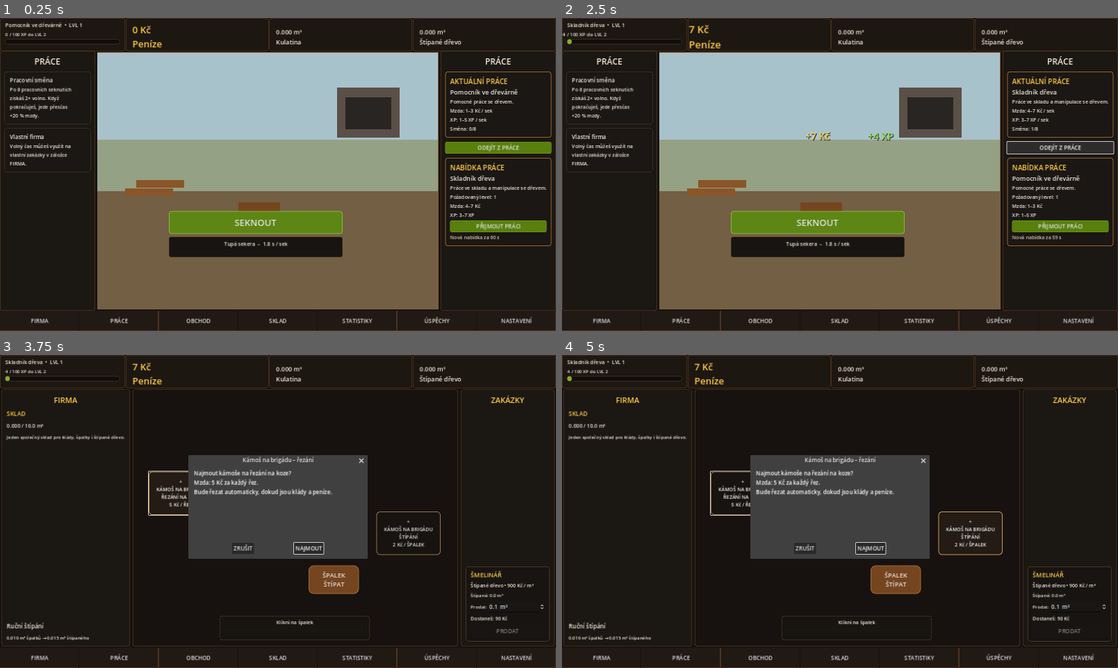
Above: before the commit, frames 1-4 (two rows, left to right).
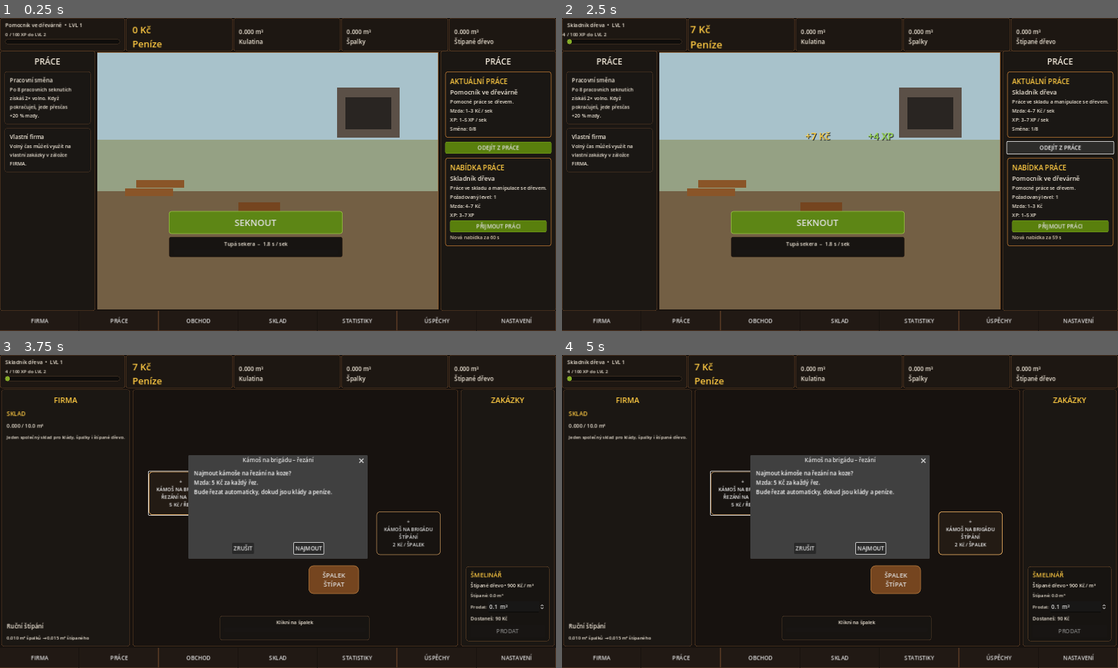
Above: after the commit, the same moments.

Repository: welewan-code/Lumberjack-John
Game: Godot game, scene res://Main.tscn
Two runs of this game, one before a commit and one after it. Both use one fixed random seed, a clock stepped at 60 frames per second and the inputs below.
Inputs:
- Up to frame 1 (0.25 s): no input
- Up to frame 2 (2.5 s): click "SEKNOUT" at 0.5 s; click "PŘIJMOUT PRÁCI" at 1.25 s; click "ODEJÍT Z PRÁCE" at 2 s
- Up to frame 3 (3.75 s): click "FIRMA" at 2.75 s; click "+ KÁMOŠ NA BRIGÁDU ŘEZÁNÍ NA …" at 3.5 s
- Up to frame 4 (5 s): click "+ KÁMOŠ NA BRIGÁDU ŠTÍPÁNÍ 2 …" at 4.25 s

The runs differ from the first frame. In frame 1, 0.7% of the frame differs, in the area x 41-89%, y 0-11%; in frame 2, 0.9%, in the area x 22-89%, y 0-11%; in frame 3, 0.7%; in frame 4, 0.7%.

Commit message:
Split top wood HUD into logs blocks and split wood

Diff:
--- a/main.gd
+++ b/main.gd
@@ -28,6 +28,7 @@
 var left_panel: PanelContainer
 var right_panel: PanelContainer
 var money_label: Label
+var logs_label: Label
 var roundwood_label: Label
 var split_label: Label
 var role_label: Label
@@ -107,11 +108,14 @@
 	var m2 := MarginContainer.new(); m2.add_theme_constant_override("margin_left",18); m2.add_theme_constant_override("margin_top",14); p2.add_child(m2)
 	money_label=make_label("0 Kč",27); money_label.add_theme_color_override("font_color",Color("#ffca42")); m2.add_child(money_label)
 	var p3 := PanelContainer.new(); p3.size_flags_horizontal=Control.SIZE_EXPAND_FILL; p3.add_theme_stylebox_override("panel",panel_style("#1d1712")); top.add_child(p3)
-	var m3 := MarginContainer.new(); m3.add_theme_constant_override("margin_left",18); m3.add_theme_constant_override("margin_top",14); p3.add_child(m3)
-	roundwood_label=make_label("0.000 m³\nKulatina",18); m3.add_child(roundwood_label)
+	var m3 := MarginContainer.new(); m3.add_theme_constant_override("margin_left",14); m3.add_theme_constant_override("margin_top",14); p3.add_child(m3)
+	logs_label=make_label("0.000 m³\nKulatina",17); m3.add_child(logs_label)
 	var p4 := PanelContainer.new(); p4.size_flags_horizontal=Control.SIZE_EXPAND_FILL; p4.add_theme_stylebox_override("panel",panel_style("#1d1712")); top.add_child(p4)
-	var m4 := MarginContainer.new(); m4.add_theme_constant_override("margin_left",18); m4.add_theme_constant_override("margin_top",14); p4.add_child(m4)
-	split_label=make_label("0.000 m³\nŠtípané dřevo",18); m4.add_child(split_label)
+	var m4 := MarginContainer.new(); m4.add_theme_constant_override("margin_left",14); m4.add_theme_constant_override("margin_top",14); p4.add_child(m4)
+	roundwood_label=make_label("0.000 m³\nŠpalky",17); m4.add_child(roundwood_label)
+	var p5 := PanelContainer.new(); p5.size_flags_horizontal=Control.SIZE_EXPAND_FILL; p5.add_theme_stylebox_override("panel",panel_style("#1d1712")); top.add_child(p5)
+	var m5 := MarginContainer.new(); m5.add_theme_constant_override("margin_left",14); m5.add_theme_constant_override("margin_top",14); p5.add_child(m5)
+	split_label=make_label("0.000 m³\nŠtípané dřevo",17); m5.add_child(split_label)
 
 func build_left(parent: HBoxContainer) -> void:
 	left_panel=PanelContainer.new(); left_panel.custom_minimum_size.x=274; left_panel.add_theme_stylebox_override("panel",panel_style("#1b1713")); parent.add_child(left_panel)
@@ -266,7 +270,8 @@
 
 func update_hud() -> void:
 	if is_instance_valid(money_label): money_label.text="%.0f Kč\nPeníze" % float(state["money"])
-	if is_instance_valid(roundwood_label): roundwood_label.text="%.3f m³\nKulatina" % float(state["roundwood_m3"])
+	if is_instance_valid(logs_label): logs_label.text="%.3f m³\nKulatina" % float(state["logs_m3"])
+	if is_instance_valid(roundwood_label): roundwood_label.text="%.3f m³\nŠpalky" % float(state["roundwood_m3"])
 	if is_instance_valid(split_label): split_label.text="%.3f m³\nŠtípané dřevo" % float(state["split_m3"])
 	if is_instance_valid(role_label): role_label.text="Pomocník ve dřevárně"
 	if is_instance_valid(xp_label): xp_label.text="%d XP" % int(state["xp"])
